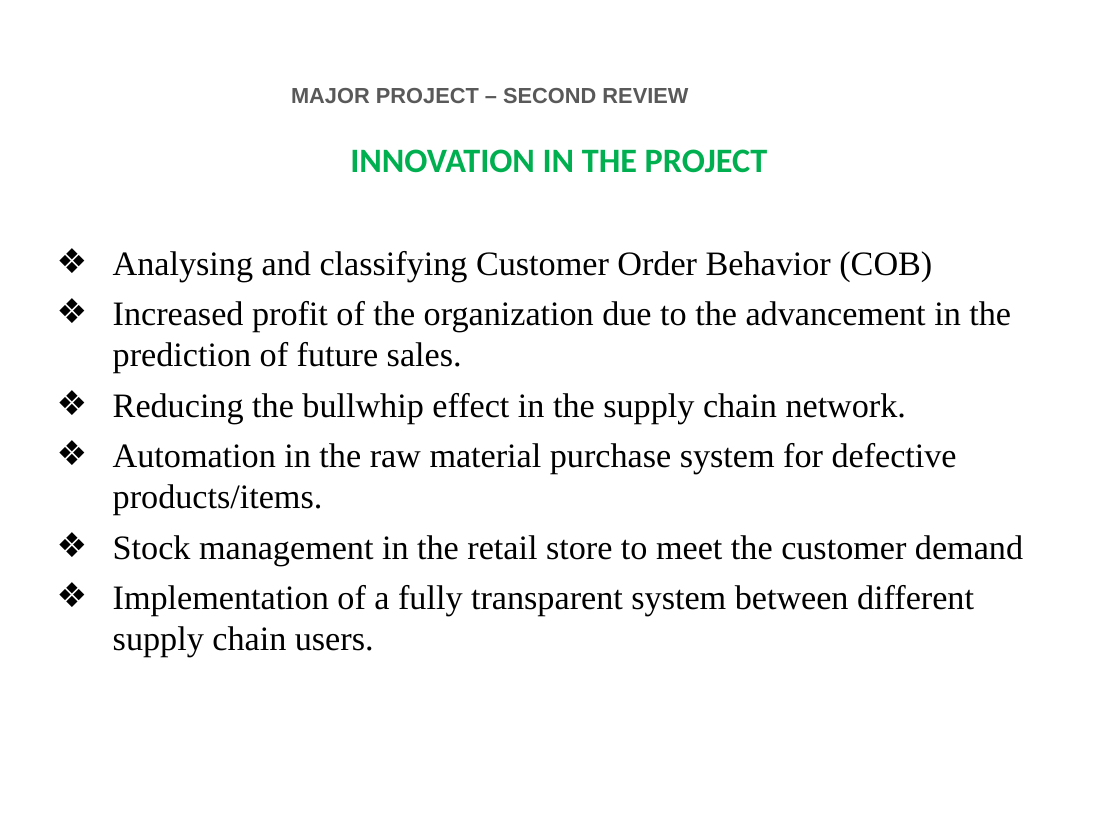
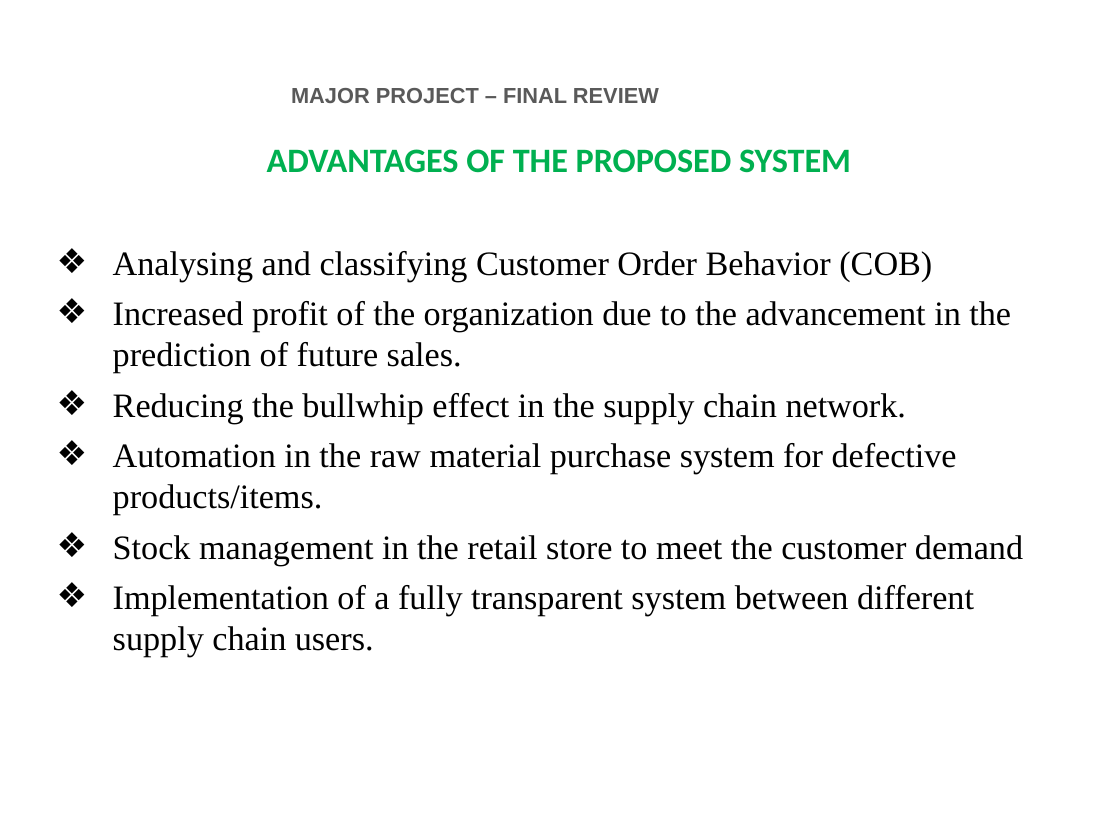
Before and after one commit to 24tarun/UG-project-Demand-Forecasting, a slide deck: slide 6 of FINAL_YEAR_PROJECT_PPT.pptx. Drawn at 1120x840 pixels with LibreOffice and Linux fonts; fonts in the diff are those of the drawing; background and template pictures are left out. Boxes give left, top, right and bottom in pixels: in the first picture for what was removed or moved away, otherwise in the second. Text is boxed around its words. In the diff, an @@ line names an element or a change of style, - is before the commit and + after.

```diff
--- a/FINAL_YEAR_PROJECT_PPT.pptx
+++ b/FINAL_YEAR_PROJECT_PPT.pptx
@@ text at [291,88,659,103]: text changed @@
-MAJOR PROJECT – SECOND REVIEW
+MAJOR PROJECT – FINAL REVIEW
@@ text at [267,149,851,173]: text changed @@
-INNOVATION IN THE PROJECT
+ADVANTAGES OF THE PROPOSED SYSTEM
```
Also in this commit, not shown: 11 other slides changed, 6 slides added, 5 slides removed, 22 other files.
